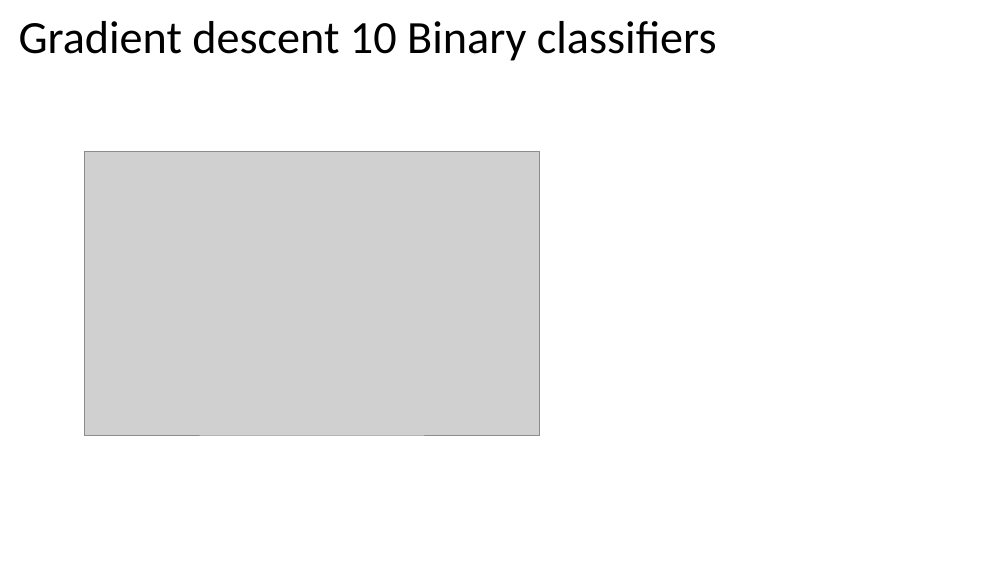
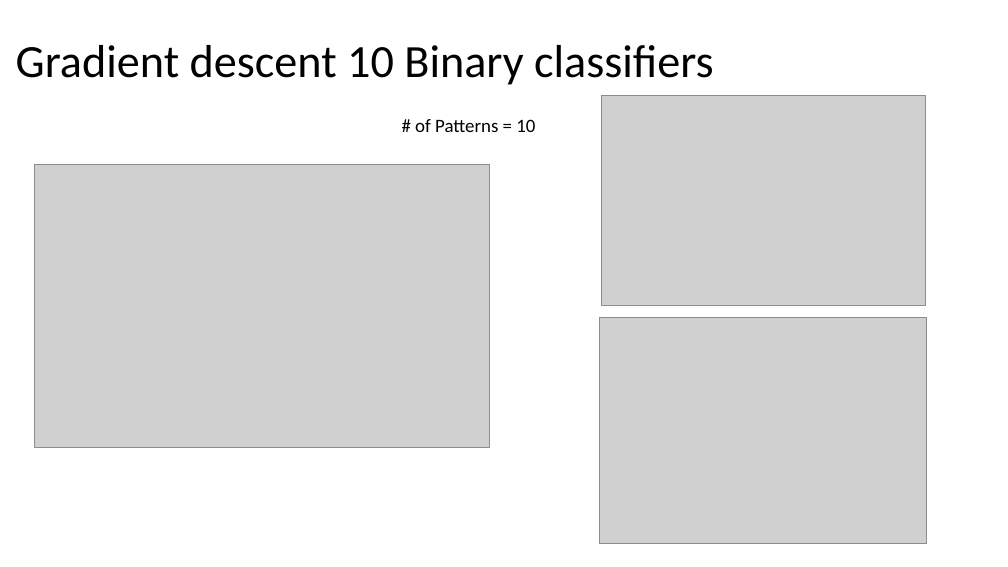
Before and after one commit to AhmadSJ/Course-Assignments, a slide deck: slide 7 of Presentation1.pptx (slide 5 before the commit). Drawn at 1008x567 pixels with LibreOffice and Linux fonts; fonts in the diff are those of the drawing; grey boxes stand for pictures. Boxes give left, top, right and bottom in pixels: in the first picture for what was removed or moved away, otherwise in the second. Text is boxed around its words. In the diff, an @@ line names an element or a change of style, - is before the commit and + after.

```diff
--- a/Presentation1.pptx
+++ b/Presentation1.pptx
@@ title "Gradient descent 10 Binary classifiers": place and size @@
-title "Gradient descent 10 Binary classifiers" at (19,21,717,61)
+title "Gradient descent 10 Binary classifiers" at (16,45,714,85)
@@ text added at (415,119,535,132), 18 pt, text #000000 @@
+# of Patterns = 10
@@ picture added at (602,95,926,306) @@
@@ picture: place and size @@
-picture at (84,152,539,436)
+picture at (34,164,489,448)
@@ picture added at (600,318,927,544) @@
```
Also in this commit, not shown: 1 other slide changed, 4 slides added, 2 other files.
